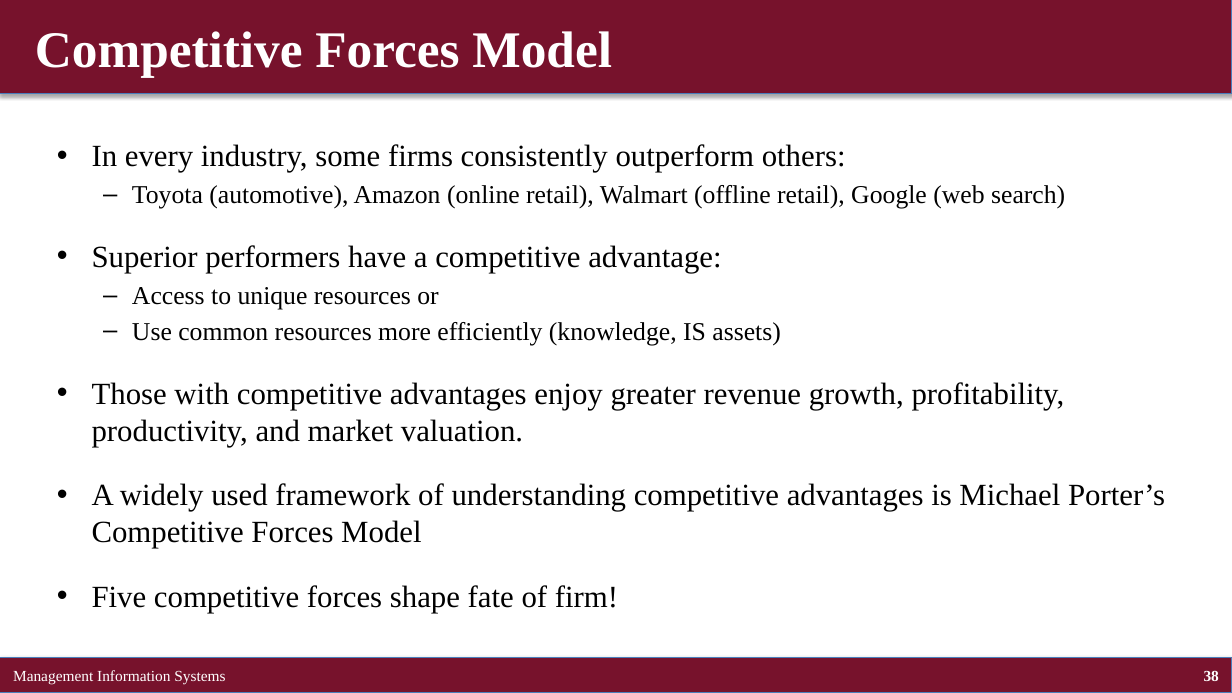
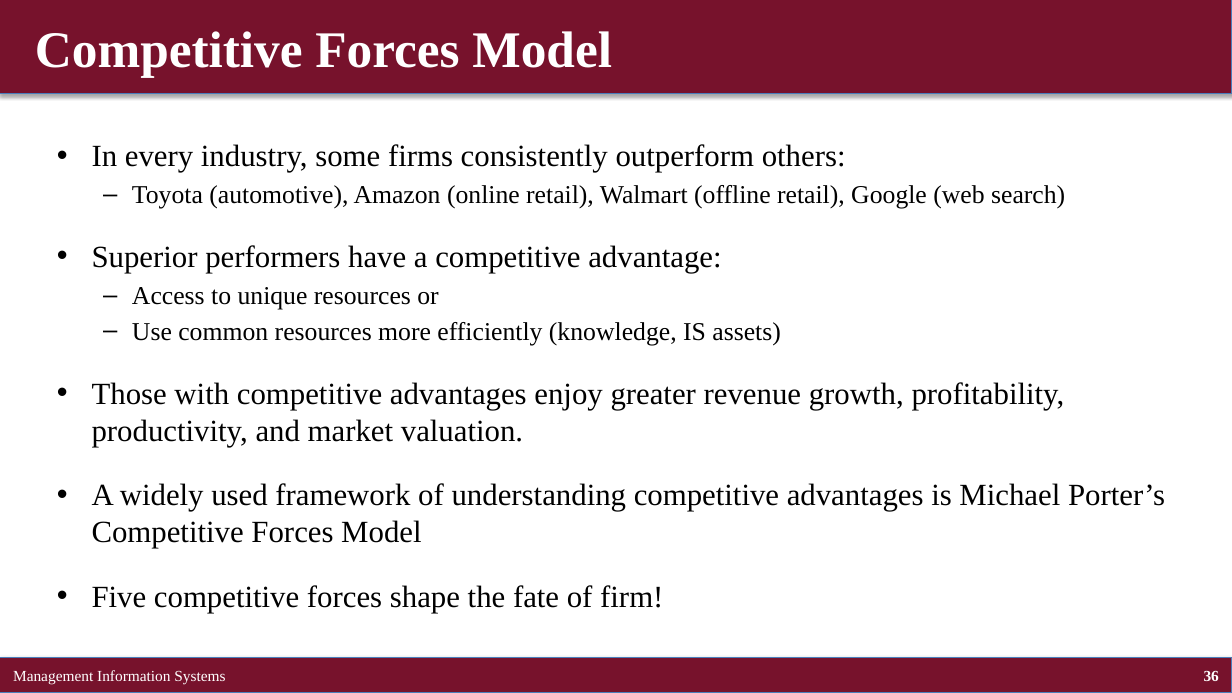
Before and after one commit to brianhwpark/brianhwpark.github.io, a slide deck: slide 36 of files/teaching-resources/concordiacollege-busn-315/busn-315-lecture-note/busn315-ch03.pptx (slide 38 before the commit). Drawn at 1232x693 pixels with LibreOffice and Linux fonts; fonts in the diff are those of the drawing. Boxes give left, top, right and bottom in pixels: in the first picture for what was removed or moved away, otherwise in the second. Text is boxed around its words. In the diff, an @@ line names an element or a change of style, - is before the commit and + after.

```diff
--- a/files/teaching-resources/concordiacollege-busn-315/busn-315-lecture-note/busn315-ch03.pptx
+++ b/files/teaching-resources/concordiacollege-busn-315/busn-315-lecture-note/busn315-ch03.pptx
@@ text at <box>92,585,663,613</box>: text changed @@
-• Five competitive forces shape fate of firm!
+• Five competitive forces shape the fate of firm!
@@ page number at <box>1204,671,1219,681</box>: text changed @@
-38
+36
```
Also in this commit, not shown: 6 other slides changed, 2 slides removed, 9 other files.
